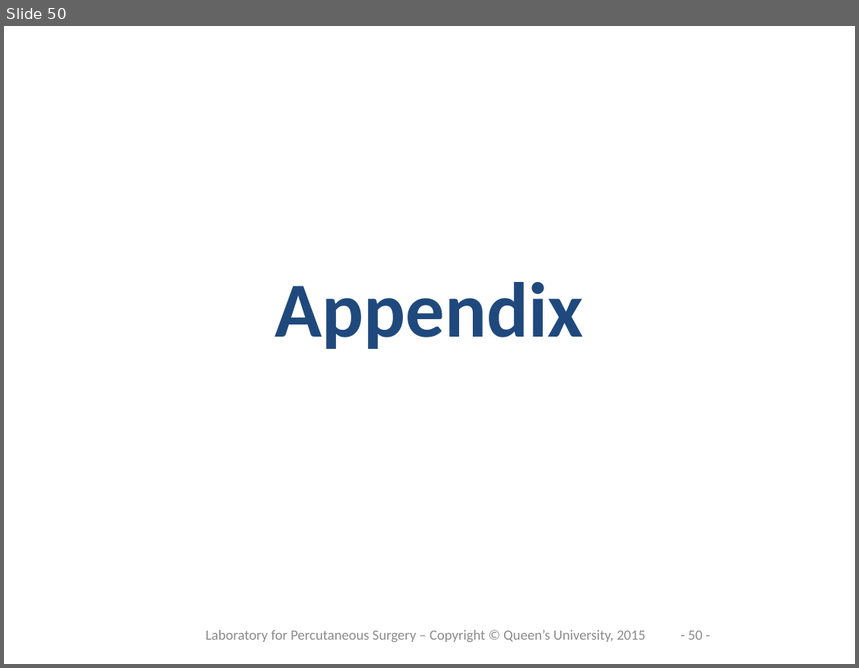
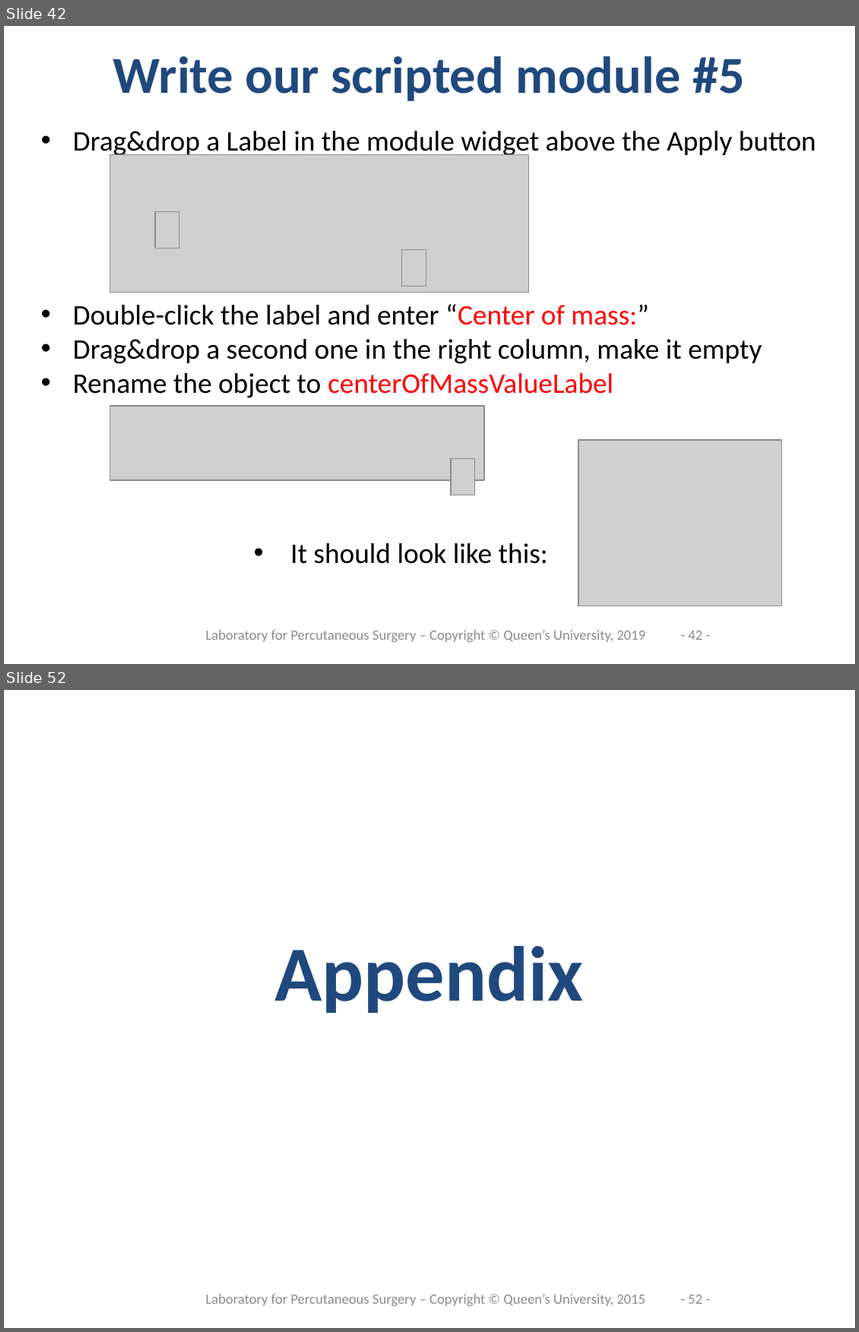
Before and after one commit to PerkLab/PerkLabBootcamp, a slide deck: Doc/day3_2_SlicerProgramming.pptx. Shown one above the other, each under a label of ours: slide 50 before the commit, slides 42 and 52 after it; the slides between them are not shown. The pictures are 859x668 and 859x1332 pixels, drawn with LibreOffice and Linux fonts; fonts in the diff are those of the drawing; grey boxes stand for pictures; background and template pictures are left out. Boxes give left, top, right and bottom in pixels: in the first picture for what was removed or moved away, otherwise in the second. Text is boxed around its words. In the diff, an @@ line names an element or a change of style, - is before the commit and + after.

```diff
--- a/Doc/day3_2_SlicerProgramming.pptx
+++ b/Doc/day3_2_SlicerProgramming.pptx
@@ slide 42 added at (4,26,855,664), background #FFFFFF @@
@@ text added at (113,56,745,101), 44 pt, text #1F497D, bold @@
+Write our scripted module #5
@@ text added at (73,131,816,564), 24 pt, text #000000 @@
+• Drag&drop a Label in the module widget above the Apply button
+• Double-click the label and enter “Center of mass:”
+• Drag&drop a second one in the right column, make it empty
+• Rename the object to centerOfMassValueLabel
+• It should look like this:
@@ picture added at (110,155,529,294) @@
@@ picture added at (155,211,180,248) @@
@@ picture added at (401,250,425,287) @@
@@ picture added at (110,406,485,480) @@
@@ picture added at (451,458,474,495) @@
@@ picture added at (579,440,782,607) @@
@@ text added at (205,630,646,642), 12 pt, text #8C8C8C @@
+Laboratory for Percutaneous Surgery – Copyright © Queen’s University, 2019
@@ page number added at (688,631,702,640), 12 pt, text #8C8C8C @@
+- 42 -
@@ what was slide 50 is now slide 52 @@
@@ page number at (688,1295,702,1304): text changed @@
-- 50 -
+- 52 -
```
Also in this commit, not shown: 48 slides changed, 1 other slide added.
